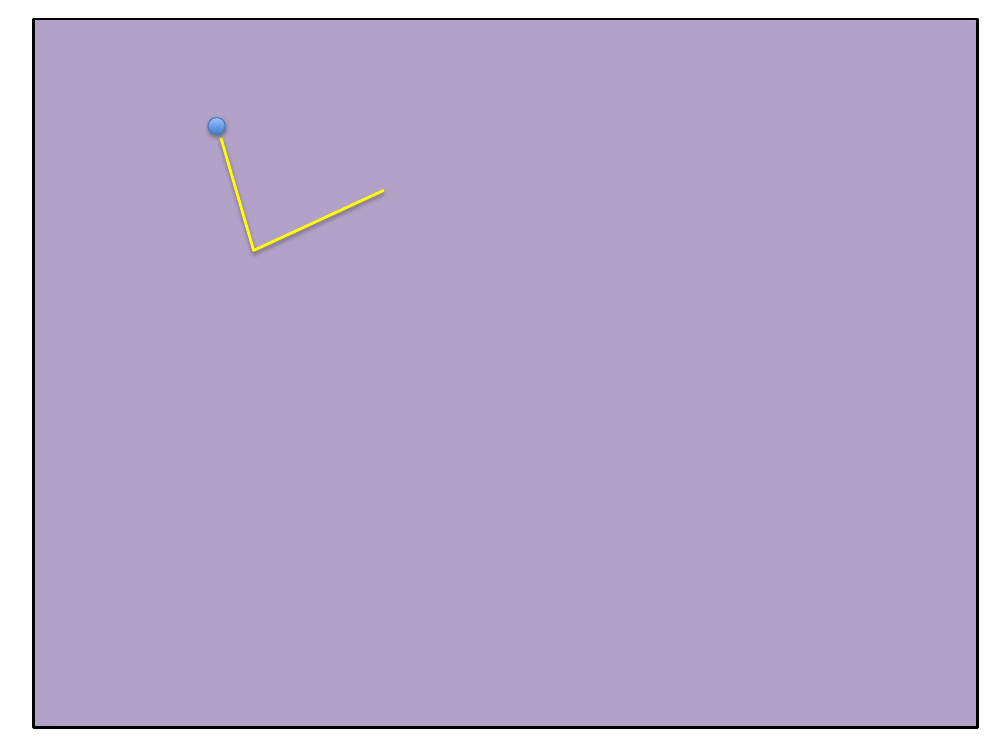
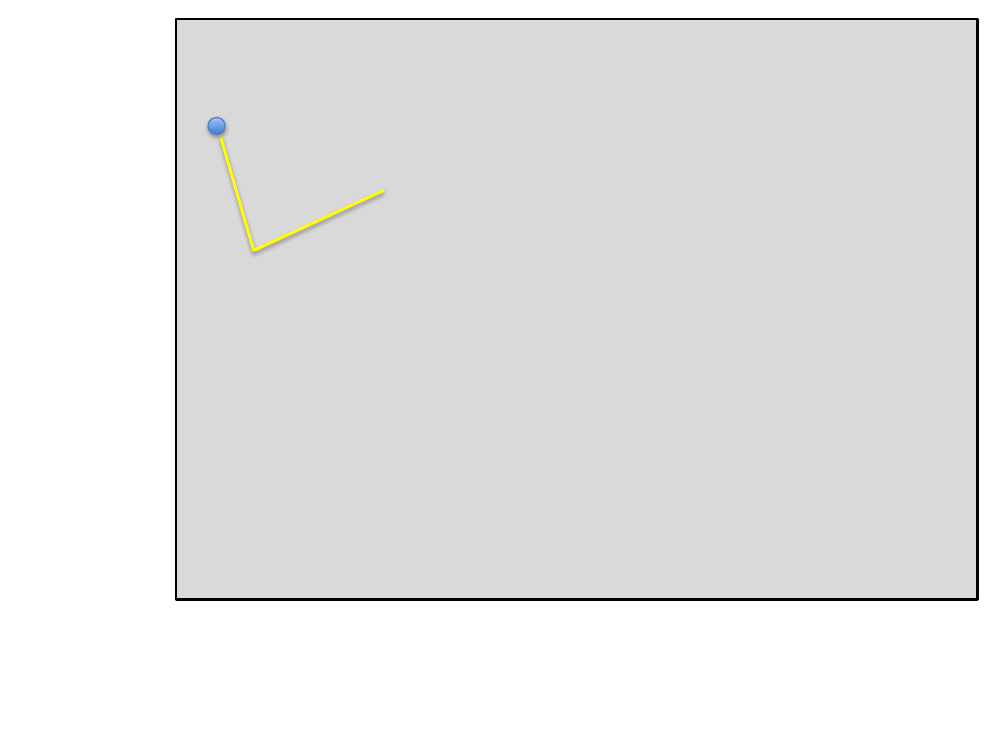
Before and after one commit to debrief/ppt_renderer, a slide deck: slide 1 of donor.pptx. Drawn at 1008x756 pixels with LibreOffice and Linux fonts; fonts in the diff are those of the drawing. Boxes give left, top, right and bottom in pixels: in the first picture for what was removed or moved away, otherwise in the second. Text is boxed around its words. In the diff, an @@ line names an element or a change of style, - is before the commit and + after.

```diff
--- a/donor.pptx
+++ b/donor.pptx
@@ rectangle: place and size @@
-rectangle at (33, 19, 978, 728)
+rectangle at (176, 19, 978, 600)
@@ rectangle at (176, 19, 978, 600): fill #B3A2C7 to #D9D9D9 @@
```
